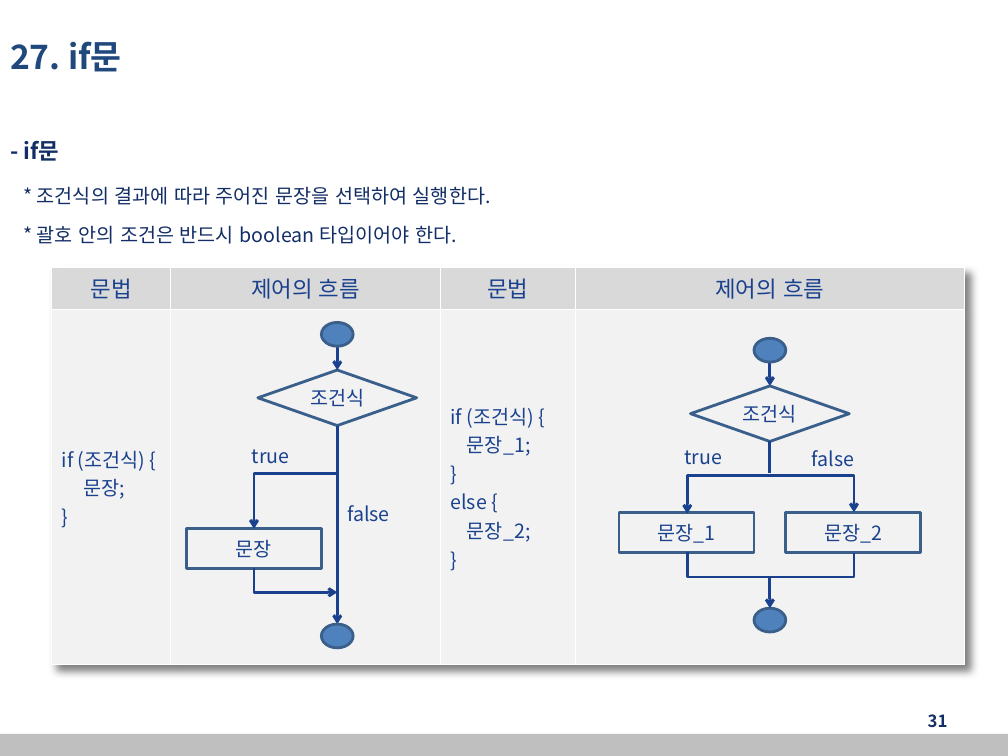
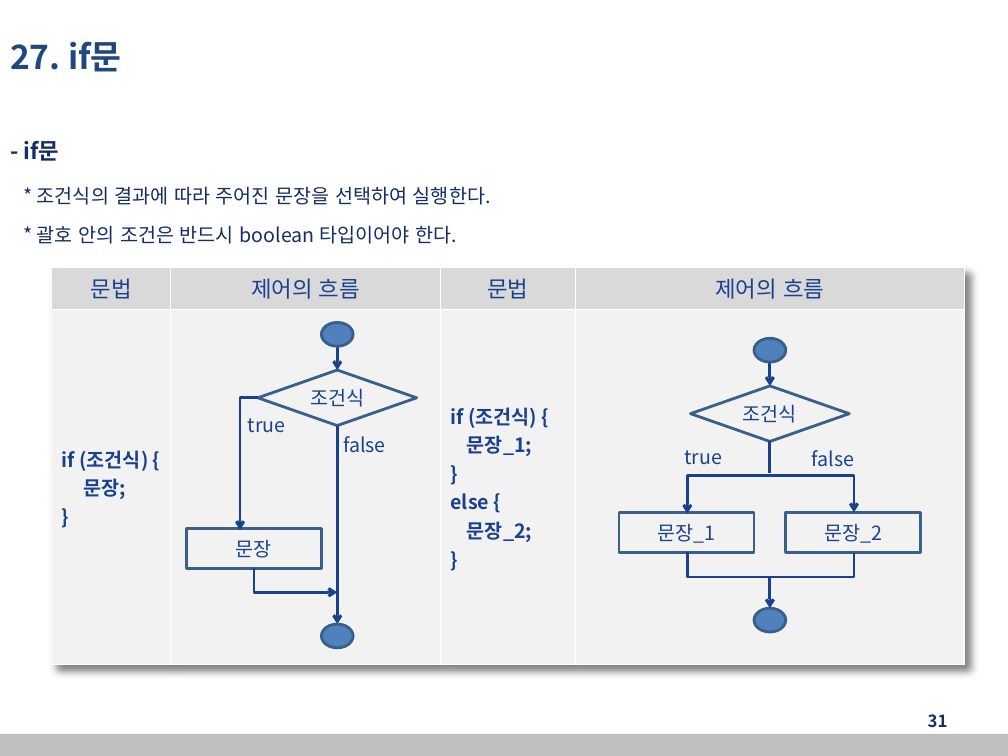
Before and after one commit to kang99king3/back-end_edu20221230, a slide deck: slide 31 of 자바교안_20221230.pptx. Drawn at 1008x756 pixels with LibreOffice and Linux fonts; fonts in the diff are those of the drawing. Boxes give left, top, right and bottom in pixels: in the first picture for what was removed or moved away, otherwise in the second. Text is boxed around its words. In the diff, an @@ line names an element or a change of style, - is before the commit and + after.

```diff
--- a/자바교안_20221230.pptx
+++ b/자바교안_20221230.pptx
@@ table at [51,267,965,664] @@
@@ bold on in "if (조건식) {", "문장;", "}", "if (조건식) {" and 5 more places @@
@@ text "true": place and size @@
-text "true" at [252,449,290,464]
+text "true" at [248,418,286,433]
@@ elbow arrow moved from (338, 473) - (254, 529) to (258, 398) - (240, 530) @@
@@ text "false": place and size @@
-text "false" at [347,505,390,522]
+text "false" at [343,436,386,453]
```
Also in this commit, not shown: 49 other slides changed.
